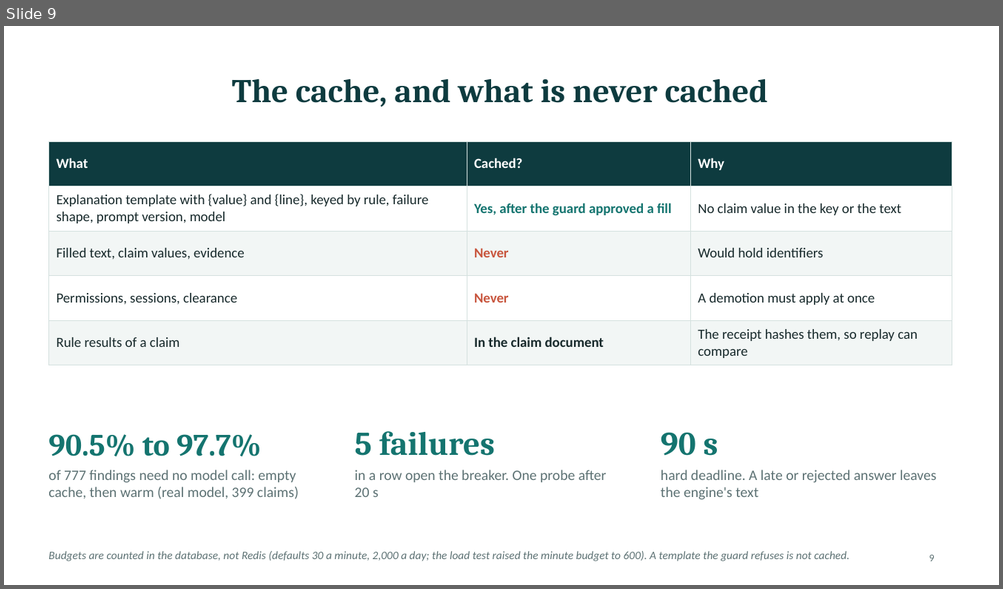
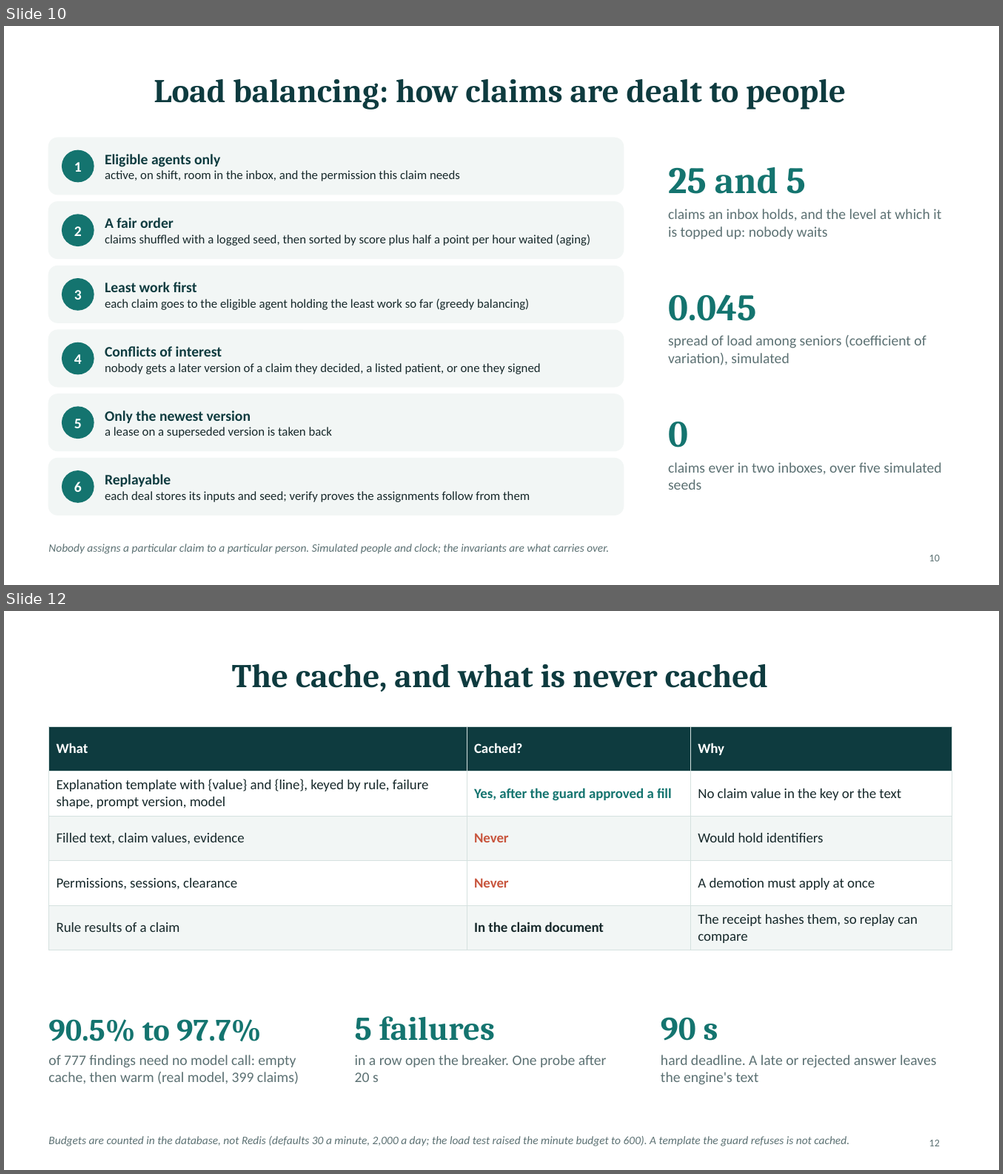
Before and after one commit to PublisherX02/Claim_Guard, a slide deck: docs/presentation/ClaimGuard_Mentor_Session.pptx. Shown one above the other, each under a label of ours: slide 9 before the commit, slides 10 and 12 after it; the slides between them are not shown. The pictures are 1003x589 and 1003x1174 pixels, drawn with LibreOffice and Linux fonts; fonts in the diff are those of the drawing. Boxes give left, top, right and bottom in pixels: in the first picture for what was removed or moved away, otherwise in the second. Text is boxed around its words. In the diff, an @@ line names an element or a change of style, - is before the commit and + after.

```diff
--- a/docs/presentation/ClaimGuard_Mentor_Session.pptx
+++ b/docs/presentation/ClaimGuard_Mentor_Session.pptx
@@ slide 10 added at [4,26,999,585], background #FFFFFF @@
@@ title added at [153,79,845,110], 32 pt, text #0E3B3F, bold @@
+Load balancing: how claims are dealt to people
@@ rounded rectangle added at [48,138,623,195], fill #F2F6F5, outline #F2F6F5 1 pt @@
@@ ellipse added at [62,150,94,182], fill #14746F, outline #14746F 1 pt @@
@@ text added at [105,154,460,181], 12 pt, text #17292B @@
+Eligible agents only
+active, on shift, room in the inbox, and the permission this claim needs
@@ text added at [74,162,82,172], 14 pt, text #FFFFFF, bold @@
+1
@@ text added at [668,167,805,194], 36 pt, text #14746F, bold @@
+25 and 5
@@ rounded rectangle added at [48,202,623,259], fill #F2F6F5, outline #F2F6F5 1 pt @@
@@ ellipse added at [62,215,94,246], fill #14746F, outline #14746F 1 pt @@
@@ text added at [105,218,590,246], 12 pt, text #17292B @@
+A fair order
+claims shuffled with a logged seed, then sorted by score plus half a point per hour waited (aging)
@@ text added at [668,209,941,239], 14 pt, text #5C7173 @@
+claims an inbox holds, and the level at which it is topped up: nobody waits
@@ text added at [74,227,82,236], 14 pt, text #FFFFFF, bold @@
+2
@@ rounded rectangle added at [48,266,623,323], fill #F2F6F5, outline #F2F6F5 1 pt @@
@@ ellipse added at [62,279,94,310], fill #14746F, outline #14746F 1 pt @@
@@ text added at [74,290,82,300], 14 pt, text #FFFFFF, bold @@
+3
@@ text added at [105,282,529,310], 12 pt, text #17292B @@
+Least work first
+each claim goes to the eligible agent holding the least work so far (greedy balancing)
@@ text added at [668,295,756,321], 36 pt, text #14746F, bold @@
+0.045
@@ rounded rectangle added at [48,330,623,387], fill #F2F6F5, outline #F2F6F5 1 pt @@
@@ text added at [668,335,925,366], 14 pt, text #5C7173 @@
+spread of load among seniors (coefficient of variation), simulated
@@ ellipse added at [62,343,94,375], fill #14746F, outline #14746F 1 pt @@
@@ text added at [74,355,82,364], 14 pt, text #FFFFFF, bold @@
+4
@@ text added at [105,346,540,375], 12 pt, text #17292B @@
+Conflicts of interest
+nobody gets a later version of a claim they decided, a listed patient, or one they signed
@@ rounded rectangle added at [48,395,623,452], fill #F2F6F5, outline #F2F6F5 1 pt @@
@@ ellipse added at [62,407,94,439], fill #14746F, outline #14746F 1 pt @@
@@ text added at [74,419,82,429], 14 pt, text #FFFFFF, bold @@
+5
@@ text added at [105,411,333,438], 12 pt, text #17292B @@
+Only the newest version
+a lease on a superseded version is taken back
@@ text added at [668,422,688,448], 36 pt, text #14746F, bold @@
+0
@@ rounded rectangle added at [48,459,623,515], fill #F2F6F5, outline #F2F6F5 1 pt @@
@@ text added at [668,463,941,490], 14 pt, text #5C7173 @@
+claims ever in two inboxes, over five simulated seeds
@@ ellipse added at [62,471,94,503], fill #14746F, outline #14746F 1 pt @@
@@ text added at [74,482,82,492], 14 pt, text #FFFFFF, bold @@
+6
@@ text added at [105,474,529,503], 12 pt, text #17292B @@
+Replayable
+each deal stores its inputs and seed; verify proves the assignments follow from them
@@ text added at [48,544,609,554], 11 pt, text #5C7173, italic @@
+Nobody assigns a particular claim to a particular person. Simulated people and clock; the invariants are what carries over.
@@ page number added at [929,555,939,562], 10 pt, text #5C7173 @@
+10
@@ what was slide 9 is now slide 12 @@
@@ page number at [929,1140,939,1147]: text changed @@
-9
+12
```
Also in this commit, not shown: 6 slides changed, 5 other slides added, 1 slide removed, 2 other files.
